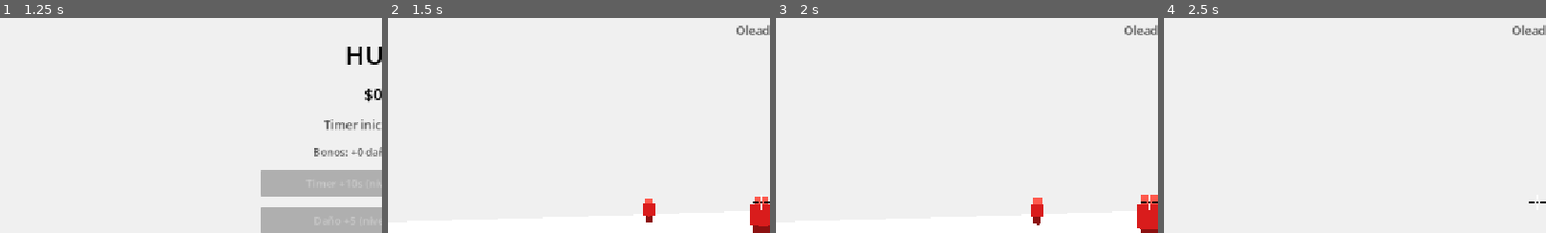
Above: before the commit, frames 1-4 (left to right).
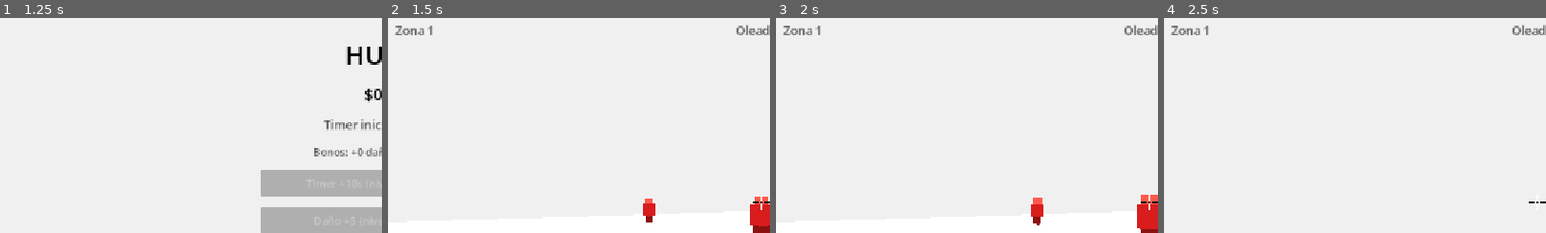
Above: after the commit, the same moments.

Repository: Veilen1/Deadline
Game: Godot game, scene res://scenes/ui/main_menu.tscn
Two runs of this game, one before a commit and one after it. Both use one fixed random seed, a clock stepped at 60 frames per second and the inputs below.
Inputs (mouse positions are % of the whole screen's width and height, from its top left):
- Up to frame 1 (1.25 s): click "Jugar" at 0.5 s
- Up to frame 2 (1.5 s): click "Jugar" at 1.25 s
- Up to frame 3 (2 s): no input
- Up to frame 4 (2.5 s): move the mouse to (55, 50) at 2.02 s; press the mouse at (55, 50) at 2.03 s; hold W (move_forward) from 2.03 s (still down); tap Space (jump) at 2.27 s
The pictures show only the part of the screen within x 1-51%, y 7-57%; the shares and areas given below are measured in that part.

Frame 1 is identical in both runs. In frame 2, 0.2% of the frame differs, in the area x 2-12%, y 3-8%; in frame 3, 0.2%; in frame 4, 0.2%.

Commit message:
refactor(run): preparar transicion entre zonas

Diff:
--- a/scenes/levels/zone_01.gd
+++ b/scenes/levels/zone.gd
@@ -9,9 +9,11 @@
 @export var enemies_per_wave: Array[int] = [4, 5, 3]
 @export var wave_delay: float = 2.5
 @export var completion_bonus: int = 50
+@export var zone_id: String = "zona_1"
 
 var current_wave: int = 0
 var _alive_enemies: int = 0
+var _completed: bool = false
 
 
 func _ready() -> void:
@@ -24,10 +26,10 @@
 
 
 func _start_wave() -> void:
-	if not GameState.is_run_active or current_wave >= enemies_per_wave.size():
+	if _completed or not GameState.is_run_active or current_wave >= enemies_per_wave.size():
 		return
 	if enemy_scene == null or spawn_points.is_empty():
-		push_warning("Zone01: falta enemy_scene o spawn_points")
+		push_warning("Zone: falta enemy_scene o spawn_points")
 		return
 
 	current_wave += 1
@@ -70,7 +72,7 @@
 
 
 func _on_enemy_killed(_enemy: Node, _hit_zone: String) -> void:
-	if not GameState.is_run_active:
+	if _completed or not GameState.is_run_active:
 		return
 
 	_alive_enemies = maxi(_alive_enemies - 1, 0)
@@ -84,13 +86,16 @@
 		return
 
 	await get_tree().create_timer(wave_delay).timeout
-	if GameState.is_run_active:
+	if GameState.is_run_active and not _completed:
 		_start_wave()
 
 
 func _finish_zone() -> void:
+	if _completed:
+		return
+	_completed = true
 	GameState.add_money(completion_bonus)
-	GameState.end_run("completed")
+	EventBus.zone_completed.emit(zone_id)
 
 
 func _collect_spawn_points() -> void:
--- a/scenes/levels/zone_01.tscn
+++ b/scenes/levels/zone_01.tscn
@@ -1,6 +1,6 @@
 [gd_scene load_steps=8 format=3]
 
-[ext_resource type="Script" path="res://scenes/levels/zone_01.gd" id="1_zone"]
+[ext_resource type="Script" path="res://scenes/levels/zone.gd" id="1_zone"]
 [ext_resource type="PackedScene" path="res://scenes/actors/enemies/enemy_base.tscn" id="2_enemy"]
 [ext_resource type="PackedScene" path="res://scenes/actors/enemies/elite_enemy.tscn" id="3_elite"]
 
@@ -25,6 +25,7 @@
 script = ExtResource("1_zone")
 enemy_scene = ExtResource("2_enemy")
 elite_scene = ExtResource("3_elite")
+zone_id = "zona_1"
 
 [node name="WorldEnvironment" type="WorldEnvironment" parent="."]
 environment = SubResource("Environment_white")
--- a/scenes/main.gd
+++ b/scenes/main.gd
@@ -1,17 +1,30 @@
 extends Node3D
 
 const DAMAGE_NUMBER_SCENE: PackedScene = preload("res://scenes/effects/damage_number.tscn")
+const ZONE_SCENES = [
+	preload("res://scenes/levels/zone_01.tscn"),
+]
+
+@export var zone_banner_hold: float = 1.2
 
 @onready var player: Node = $Player
+@onready var zones_root: Node3D = $Zones
 @onready var money_label: Label = $CanvasLayer/MoneyLabel
+@onready var zone_label: Label = $CanvasLayer/ZoneLabel
 @onready var timer_label: Label = $CanvasLayer/TimerLabel
 @onready var wave_label: Label = $CanvasLayer/WaveLabel
 @onready var health_label: Label = $CanvasLayer/HealthLabel
 @onready var boss_label: Label = $CanvasLayer/BossLabel
 @onready var boss_bar: ProgressBar = $CanvasLayer/BossBar
 @onready var boss_hp_label: Label = $CanvasLayer/BossHpLabel
+@onready var zone_banner: Label = $CanvasLayer/ZoneBanner
 @onready var pause_menu: Control = $CanvasLayer/PauseMenu
 @onready var game_over_menu: Control = $CanvasLayer/GameOverMenu
+
+var _zone_index: int = 0
+var _current_zone: Node3D
+var _transitioning: bool = false
+var _banner_tween: Tween
 
 
 func _ready() -> void:
@@ -22,6 +35,7 @@
 	EventBus.player_damaged.connect(_on_player_damaged)
 	EventBus.player_died.connect(_on_player_died)
 	EventBus.wave_started.connect(_on_wave_started)
+	EventBus.zone_completed.connect(_on_zone_completed)
 	EventBus.damage_number_requested.connect(_on_damage_number_requested)
 	EventBus.boss_spawned.connect(_on_boss_spawned)
 	EventBus.boss_health_changed.connect(_on_boss_health_changed)
@@ -29,11 +43,13 @@
 	player.call("apply_meta_upgrades", GameState.upgrades)
 	_update_money_label(GameState.money)
 	_update_health_label()
+	_load_zone(_zone_index)
 	GameState.start_run()
 
 
 func _process(delta: float) -> void:
-	GameState.tick_run(delta)
+	if not _transitioning:
+		GameState.tick_run(delta)
 
 
 func _on_money_changed(new_amount: int) -> void:
@@ -50,6 +66,71 @@
 
 func _on_wave_started(wave_number: int) -> void:
 	wave_label.text = "Oleada %d" % wave_number
+
+
+func _on_zone_completed(_zone_id: String) -> void:
+	if not GameState.is_run_active or _transitioning:
+		return
+
+	if _zone_index + 1 >= ZONE_SCENES.size():
+		GameState.end_run("completed")
+		return
+
+	_advance_zone()
+
+
+func _advance_zone() -> void:
+	# Congela el timer mientras se muestra la transición.
+	_transitioning = true
+	_show_zone_banner("ZONA %d COMPLETADA" % (_zone_index + 1))
+	await get_tree().create_timer(zone_banner_hold).timeout
+
+	if not GameState.is_run_active:
+		_transitioning = false
+		return
+
+	_zone_index += 1
+	_load_zone(_zone_index)
+	_show_zone_banner("ZONA %d" % (_zone_index + 1))
+	await get_tree().create_timer(zone_banner_hold).timeout
+	_transitioning = false
+
+
+func _load_zone(index: int) -> void:
+	if index < 0 or index >= ZONE_SCENES.size():
+		return
+
+	var scene: PackedScene = ZONE_SCENES[index]
+	var new_zone: Node3D = scene.instantiate() as Node3D
+	zones_root.add_child(new_zone)
+
+	if _current_zone != null and is_instance_valid(_current_zone):
+		_current_zone.queue_free()
+	_current_zone = new_zone
+
+	zone_label.text = "Zona %d" % (index + 1)
+
+
+func _show_zone_banner(text: String) -> void:
+	if _banner_tween != null and _banner_tween.is_valid():
+		_banner_tween.kill()
+
+	zone_banner.text = text
+	zone_banner.modulate.a = 0.0
+	zone_banner.show()
+
+	_banner_tween = create_tween()
+	_banner_tween.tween_property(zone_banner, "modulate:a", 1.0, 0.2)
+	_banner_tween.tween_interval(zone_banner_hold * 0.5)
+	_banner_tween.tween_property(zone_banner, "modulate:a", 0.0, 0.3)
+	_banner_tween.tween_callback(Callable(zone_banner, "hide"))
+
+
+func _hide_zone_banner() -> void:
+	if _banner_tween != null and _banner_tween.is_valid():
+		_banner_tween.kill()
+	_banner_tween = null
+	zone_banner.hide()
 
 
 func _on_damage_number_requested(world_position: Vector3, amount: float) -> void:
@@ -90,6 +171,7 @@
 	get_tree().paused = true
 	pause_menu.call("set_enabled", false)
 	_hide_boss_ui()
+	_hide_zone_banner()
 	game_over_menu.call("show_result", reason, GameState.money)
 
 
--- a/scenes/main.tscn
+++ b/scenes/main.tscn
@@ -1,8 +1,7 @@
-[gd_scene load_steps=9 format=3]
+[gd_scene load_steps=8 format=3]
 
 [ext_resource type="Script" path="res://scenes/main.gd" id="1_main"]
 [ext_resource type="PackedScene" path="res://scenes/actors/player/player.tscn" id="2_player"]
-[ext_resource type="PackedScene" path="res://scenes/levels/zone_01.tscn" id="3_zone"]
 [ext_resource type="PackedScene" path="res://scenes/ui/pause_menu.tscn" id="4_pause"]
 [ext_resource type="PackedScene" path="res://scenes/ui/crosshair.tscn" id="5_crosshair"]
 [ext_resource type="PackedScene" path="res://scenes/ui/game_over_menu.tscn" id="6_game_over"]
@@ -32,7 +31,7 @@
 [node name="Player" parent="." instance=ExtResource("2_player")]
 transform = Transform3D(-0.707107, 0, -0.707107, 0, 1, 0, 0.707107, 0, -0.707107, -15, 0, -15)
 
-[node name="Zone01" parent="." instance=ExtResource("3_zone")]
+[node name="Zones" type="Node3D" parent="."]
 
 [node name="CanvasLayer" type="CanvasLayer" parent="."]
 
@@ -44,6 +43,15 @@
 theme_override_colors/font_color = Color(0, 0, 0, 1)
 theme_override_font_sizes/font_size = 24
 text = "$0"
+
+[node name="ZoneLabel" type="Label" parent="CanvasLayer"]
+offset_left = 24.0
+offset_top = 52.0
+offset_right = 224.0
+offset_bottom = 76.0
+theme_override_colors/font_color = Color(0.35, 0.35, 0.35, 1)
+theme_override_font_sizes/font_size = 18
+text = "Zona 1"
 
 [node name="TimerLabel" type="Label" parent="CanvasLayer"]
 anchor_left = 0.5
@@ -128,6 +136,27 @@
 text = "HP 100/100"
 horizontal_alignment = 2
 
+[node name="ZoneBanner" type="Label" parent="CanvasLayer"]
+visible = false
+anchor_left = 0.5
+anchor_top = 0.5
+anchor_right = 0.5
+anchor_bottom = 0.5
+offset_left = -400.0
+offset_top = -60.0
+offset_right = 400.0
+offset_bottom = 60.0
+grow_horizontal = 2
+grow_vertical = 2
+mouse_filter = 2
+theme_override_colors/font_color = Color(1, 1, 1, 1)
+theme_override_colors/font_outline_color = Color(0, 0, 0, 1)
+theme_override_constants/outline_size = 8
+theme_override_font_sizes/font_size = 56
+text = "ZONA 1"
+horizontal_alignment = 1
+vertical_alignment = 1
+
 [node name="Crosshair" parent="CanvasLayer" instance=ExtResource("5_crosshair")]
 
 [node name="PauseMenu" parent="CanvasLayer" instance=ExtResource("4_pause")]
--- a/scenes/ui/game_over_menu.gd
+++ b/scenes/ui/game_over_menu.gd
@@ -30,7 +30,7 @@
 		"death":
 			return "Moriste"
 		"completed":
-			return "Zona completada"
+			return "Run completada"
 		_:
 			return "Fin de la run"
 
Renamed: scenes/levels/zone_01.gd.uid -> scenes/levels/zone.gd.uid
